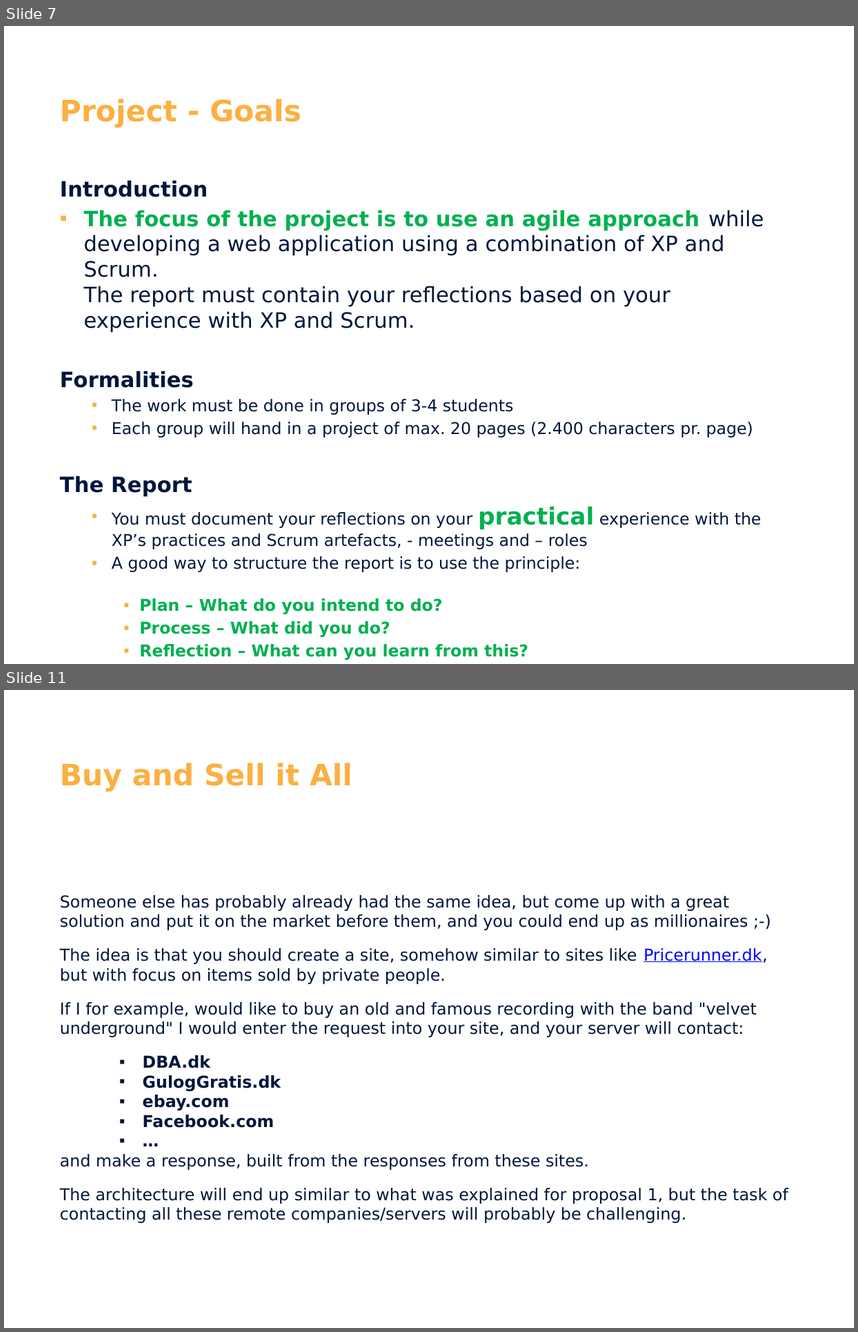
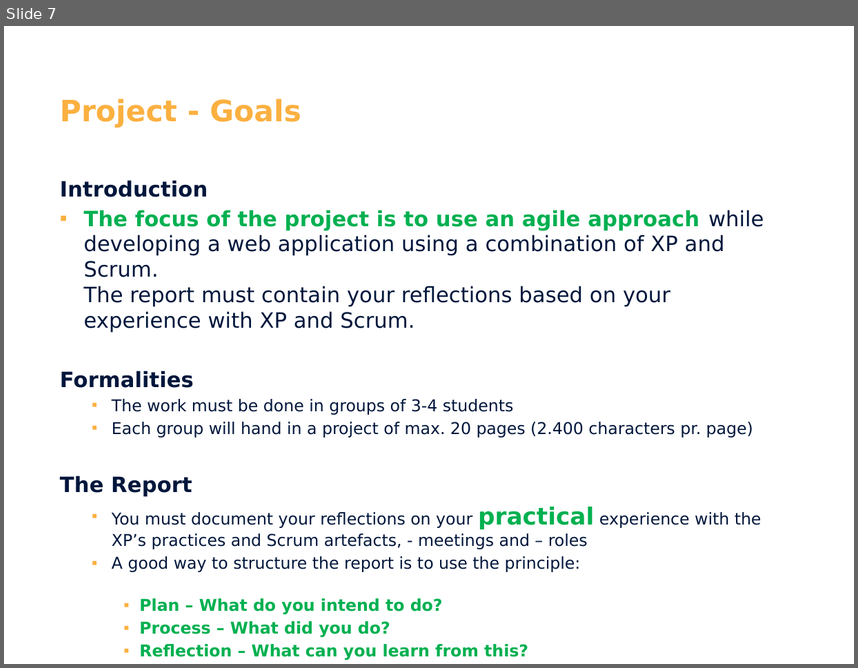
Before and after one commit to CphBusCosSem3/week11-System_Development, a slide deck: Intro_SYS_2017.pptx. Shown one above the other, each under a label of ours: slides 7 and 11 before the commit, slide 7 after it; the slides between them are not shown. The pictures are 858x1332 and 858x668 pixels, drawn with LibreOffice and Linux fonts; fonts in the diff are those of the drawing; background and template pictures are left out. Boxes give left, top, right and bottom in pixels: in the first picture for what was removed or moved away, otherwise in the second. Text is boxed around its words. In the diff, an @@ line names an element or a change of style, - is before the commit and + after.

```diff
--- a/Intro_SYS_2017.pptx
+++ b/Intro_SYS_2017.pptx
@@ slide 11 removed at bbox=[4, 690, 854, 1328], background #FFFFFF @@
@@ text removed at bbox=[60, 762, 352, 791] @@
-Buy and Sell it All
@@ text removed at bbox=[60, 895, 789, 1223] @@
-Someone else has probably already had the same idea, but come up with a great solution and put it on the market before them, and you could end up as millionaires ;-)
-The idea is that you should create a site, somehow similar to sites like Pricerunner.dk, but with focus on items sold by private people.
-If I for example, would like to buy an old and famous recording with the band "velvet underground" I would enter the request into your site, and your server will contact:
-▪ DBA.dk
-▪ GulogGratis.dk
-▪ ebay.com
-▪ Facebook.com
-▪ …
-and make a response, built from the responses from these sites.
-The architecture will end up similar to what was explained for proposal 1, but the task of contacting all these remote companies/servers will probably be challenging.
```
Also in this commit, not shown: 7 slides changed, 2 other slides removed.
